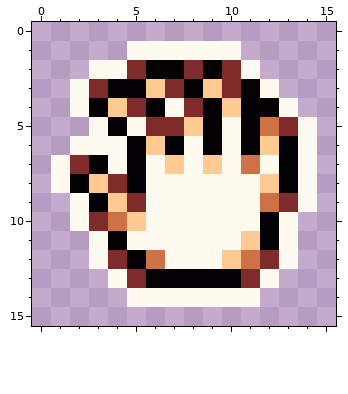
Pixel-art sprite -- UI/IMAGES/Grab.png. Above is the file before it was changed.
The file is 16x16 pixels.
New version:
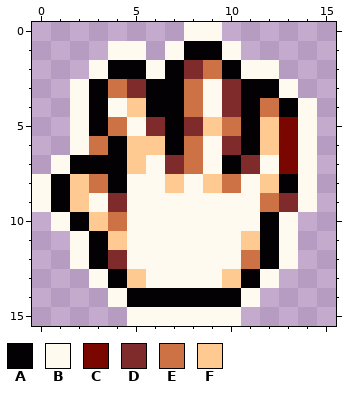
Palette (. is transparent): A #040104  B #fffaf0  C #7a0600  D #802b2b  E #cc7245  F #ffca91
From old to new:
@@ x 0..15 @@
- 0 ................
- 1 .....BBBBBB.....
- 2 ...BBDAADADB....
- 3 ..BDAAFDAFDAB...
- 4 ..BAFDABDAFAAB..
- 5 ...BABDDFABAEDB.
- 6 ..BBBAFABABAFAB.
- 7 .BDABABFBFBEBAB.
- 8 .BAFDABBBBBBFAB.
- 9 ..BAFDBBBBBBEDB.
-10 ..BDEFBBBBBBAB..
-11 ...BABBBBBBFAB..
-12 ...BDAEBBBFEDB..
-13 ....BDAAAAADB...
-14 .....BBBBBBB....
-15 ................
+ 0 ........BB......
+ 1 ....BB.BAAB.....
+ 2 ...BAABADEABB...
+ 3 ..BAEDAAEBDAAB..
+ 4 ..BABFAAEBDAEAB.
+ 5 ..BAEBDADFEAFCB.
+ 6 ..BEAFFAEBDAFCB.
+ 7 .BAAAFBDEBADBCB.
+ 8 BAFEABBFBFEBFAB.
+ 9 BAFBDBBBBBBBEDB.
+10 .BAFEBBBBBBBAB..
+11 ..BAFBBBBBBFAB..
+12 ..BADBBBBBBEAB..
+13 ...BAFBBBBFAB...
+14 ....BAAAAAAB....
+15 .....BBBBBB.....
Where, in picture pixels (left, top, right, bottom), the same in both pictures:
changed: (32, 22, 317, 326)
